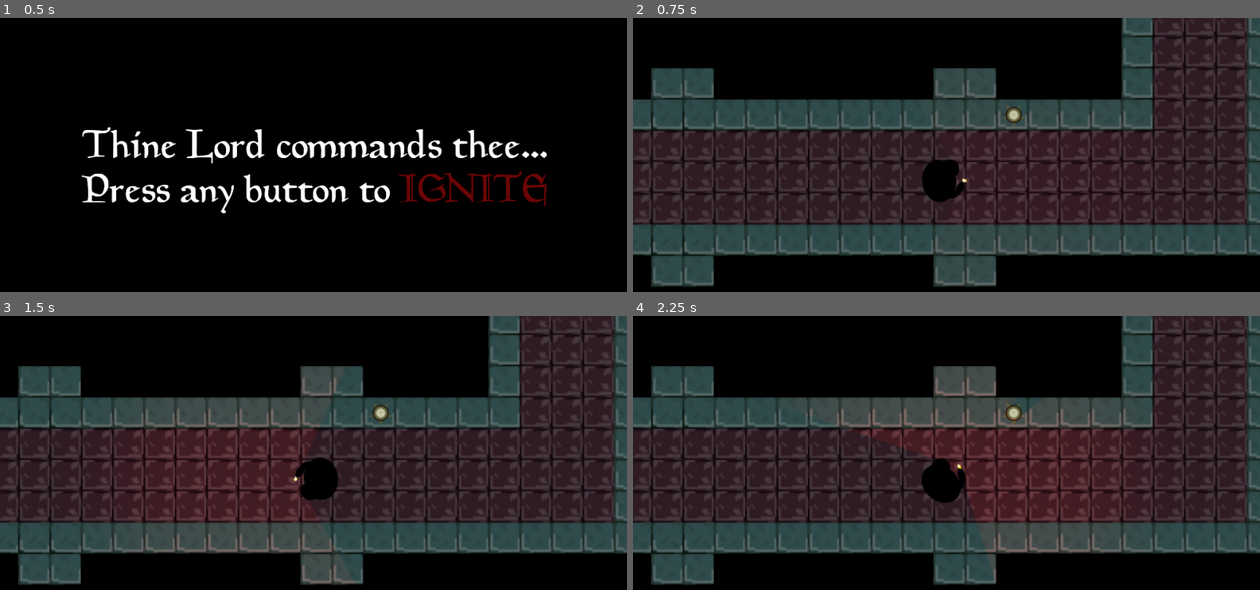
Above: before the commit, frames 1-4 (two rows, left to right).
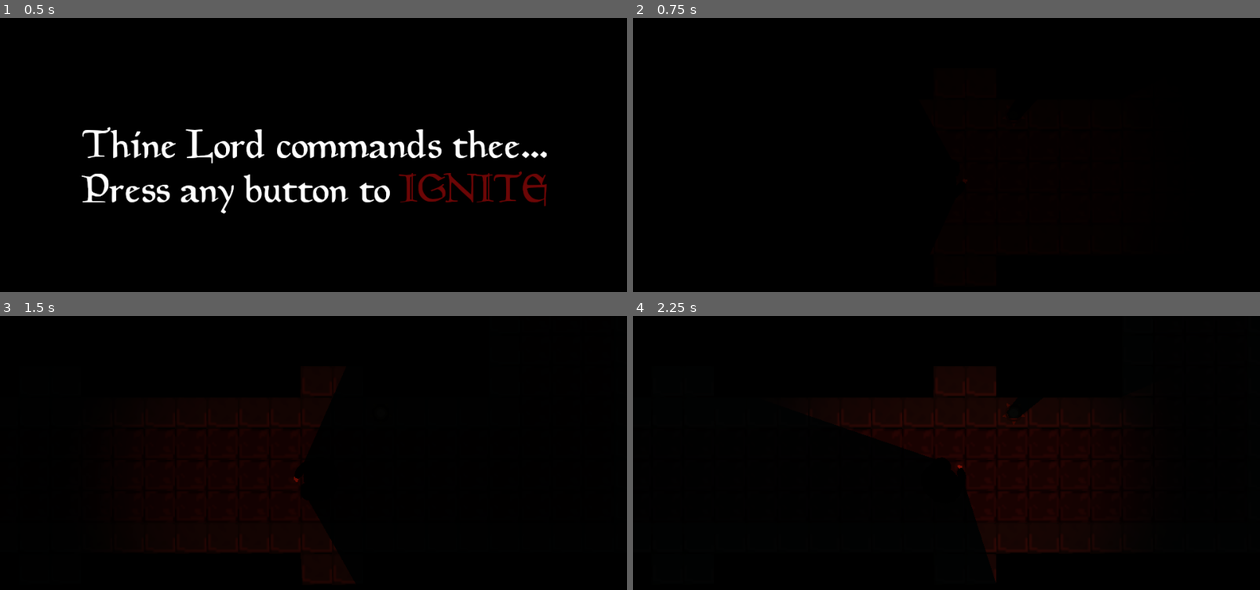
Above: after the commit, the same moments.

Repository: albielee/TastyGameJam
Game: Godot game, scene res://starting_menu.tscn
The game is run twice, just before and just after one commit, with the same random seed, the same clock (stepped at 60 frames per second) and the same inputs.
Inputs (mouse positions are in pixels of both pictures, inside the frame that each line leads up to):
- Up to frame 1 (0.5 s): no input
- Up to frame 2 (0.75 s): tap Enter at 0.5 s; move the mouse to (1084, 163) at 0.52 s
- Up to frame 3 (1.5 s): tap Space at 1.25 s; move the mouse to (188, 494) at 1.27 s
- Up to frame 4 (2.25 s): tap Enter at 2 s; move the mouse to (1009, 406) at 2.02 s

Frame 1 is identical in both runs. In frame 2, 66% of the frame differs, in the area x 0-100%, y 0-98%; in frame 3, 66%; in frame 4, 66%.

Commit message:
player slowdown backwarsd

Diff:
--- a/tastygamejam/game.tscn
+++ b/tastygamejam/game.tscn
@@ -382,7 +382,6 @@
 tile_set = SubResource("TileSet_i4e34")
 
 [node name="Darkness_modulate" type="CanvasModulate" parent="."]
-visible = false
 color = Color(0.29219, 0.29219, 0.29219, 1)
 
 [node name="UI_Layer" type="CanvasLayer" parent="."]
--- a/tastygamejam/player.tscn
+++ b/tastygamejam/player.tscn
@@ -37,6 +37,7 @@
 var match_running_out = true
 var stability = 1
 var rng = RandomNumberGenerator.new()
+var is_lit = true
 
 var current_wind_object = null;
 func _ready():
@@ -63,10 +64,8 @@
 func handle_match_life(delta: float) -> void:
 	if(match_running_out and match_life > 0):
 		match_life -= delta*MATCH_BURN_SPEED
-
-	matchFire.visible = match_life > 0
-	matchFire.scale = Vector2(CORRECT_FIRE_SCALING * 2 * match_life/MAX_MATCH_LIFE,
-								CORRECT_FIRE_SCALING * 2 * match_life/MAX_MATCH_LIFE)
+	if match_life <= 0:
+		extuinguish()
 
 	if rng.randf() > stability:
 		current_match_brightness = (MATCH_FLICKER_STRENGTH) * current_match_brightness
@@ -83,6 +82,21 @@
 								CORRECT_HEAD_SCALING * 2 * match_life/MAX_MATCH_LIFE)
 	matchlight.scale = Vector2(CORRECT_LIGHT_SCALING * 2 * match_life/MAX_MATCH_LIFE,
 								CORRECT_LIGHT_SCALING * 2 * match_life/MAX_MATCH_LIFE)
+	matchFire.scale = Vector2(CORRECT_FIRE_SCALING * 2 * match_life/MAX_MATCH_LIFE,
+								CORRECT_FIRE_SCALING * 2 * match_life/MAX_MATCH_LIFE)
+
+func extuinguish():
+	is_lit = false
+	matchFire.visible = false
+	matchlight.visible = false
+	matchhead.visible = false
+
+func light():
+	match_life = MAX_MATCH_LIFE
+	is_lit = true
+	matchFire.visible = true
+	matchlight.visible = true
+	matchhead.visible = true
 
 func handle_movement(delta: float) -> void:
 	var direction = Vector2.ZERO
@@ -104,10 +118,13 @@
 
 	# Apply acceleration
 	if direction != Vector2.ZERO:
-		new_velocity = velocity.move_toward(direction * SPEED, ACCELERATION * delta)
+		new_velocity = velocity.move_toward(direction * SPEED
+		*
+		(2-abs((get_global_mouse_position() - global_position).angle()-direction.angle())/4)/2, ACCELERATION * delta)
 	# Apply deceleration when there's no input
 	else:
 		new_velocity = velocity.move_toward(Vector2.ZERO, DECELERATION * delta)
+
 
 	if (new_velocity-velocity).length() > 25:
 		stability -= 0.02
@@ -127,6 +144,7 @@
 		var candle = area.get_parent()
 		if candle.is_lit:
 			match_life = MAX_MATCH_LIFE
+			if not is_lit: light()
 			print(\"Lighting from a lit candle\")
 		elif match_life > 0:
 			match_life = MAX_MATCH_LIFE
@@ -159,6 +177,7 @@
 script = SubResource("GDScript_o338r")
 ACCELERATION = 1500.0
 DECELERATION = 2000.0
+MATCH_BURN_SPEED = 40.0
 STABLE_MATCH_BRIGHTNESS = 1
 
 [node name="PlayerCollisionShape" type="CollisionShape2D" parent="."]
@@ -191,6 +210,7 @@
 
 [node name="Fire" parent="HeldMatch" instance=ExtResource("5_h0cvo")]
 position = Vector2(1, 0)
+lifetime = 1.0
 
 [node name="LightOccluder2D" type="LightOccluder2D" parent="."]
 occluder = SubResource("OccluderPolygon2D_mu1d4")
Not shown: 1 places in tastygamejam/albiesworld.tscn that only renumber resources
